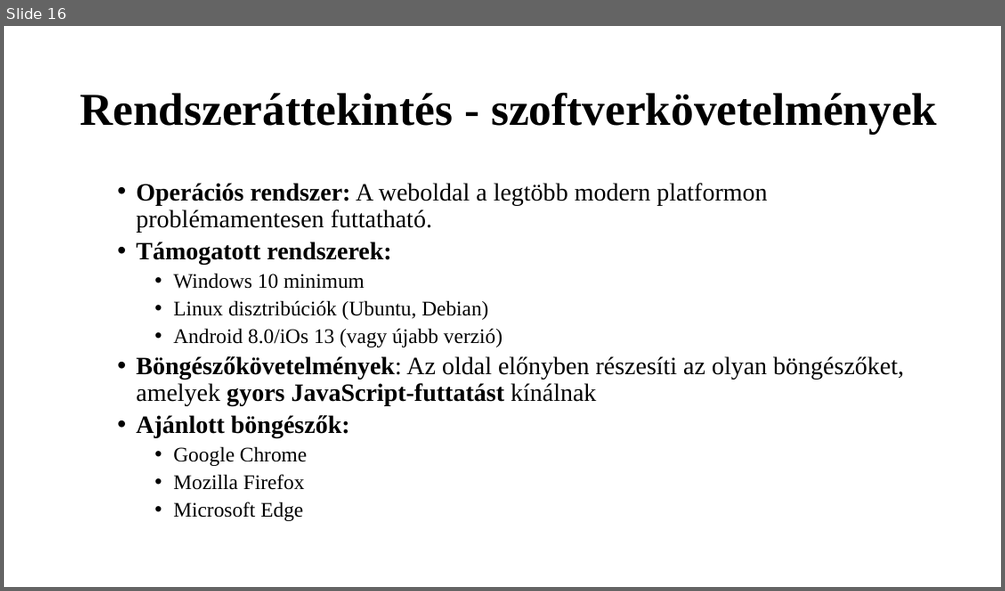
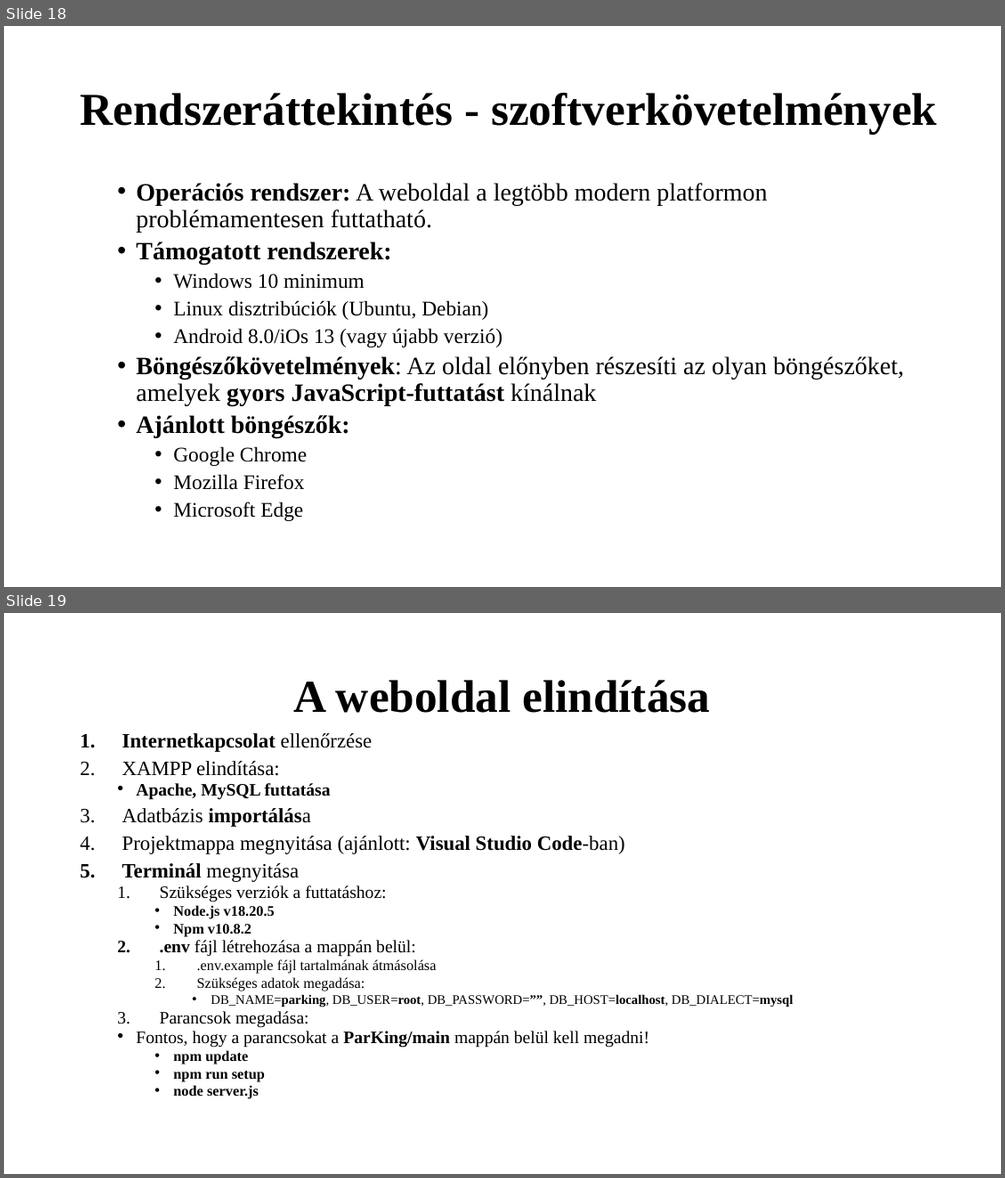
Before and after one commit to K0RN3L07/ParKing, a slide deck: Dokumentáció/ParKing-prezentacio.pptx. Shown one above the other, each under a label of ours: slide 16 before the commit, slides 18 and 19 after it. The pictures are 1005x591 and 1005x1178 pixels, drawn with LibreOffice and Linux fonts; fonts in the diff are those of the drawing. Boxes give left, top, right and bottom in pixels: in the first picture for what was removed or moved away, otherwise in the second. Text is boxed around its words. In the diff, an @@ line names an element or a change of style, - is before the commit and + after.

```diff
--- a/Dokumentáció/ParKing-prezentacio.pptx
+++ b/Dokumentáció/ParKing-prezentacio.pptx
@@ slide 19 added at [4,613,1001,1174], background #FFFFFF @@
@@ title added at [294,680,710,713], 44 pt, text #000000, bold @@
+A weboldal elindítása
@@ text added at [122,733,793,1099], 16.8 pt, text #000000 @@
+1. Internetkapcsolat ellenőrzése
+2. XAMPP elindítása:
+  • Apache, MySQL futtatása
+3. Adatbázis importálása
+4. Projektmappa megnyitása (ajánlott: Visual Studio Code-ban)
+5. Terminál megnyitása
+  1. Szükséges verziók a futtatáshoz:
+    • Node.js v18.20.5
+    • Npm v10.8.2
+  2. .env fájl létrehozása a mappán belül:
+    1. .env.example fájl tartalmának átmásolása
+    2. Szükséges adatok megadása:
+      • DB_NAME=parking, DB_USER=root, DB_PASSWORD=””, DB_HOST=localhost, DB_DIALECT=mysql
+  3. Parancsok megadása:
+  • Fontos, hogy a parancsokat a ParKing/main mappán belül kell megadni!
+    • npm update
+    • npm run setup
+    • node server.js
@@ what was slide 16 is now slide 18 @@
```
Also in this commit, not shown: 11 slides changed, 3 other slides added.
